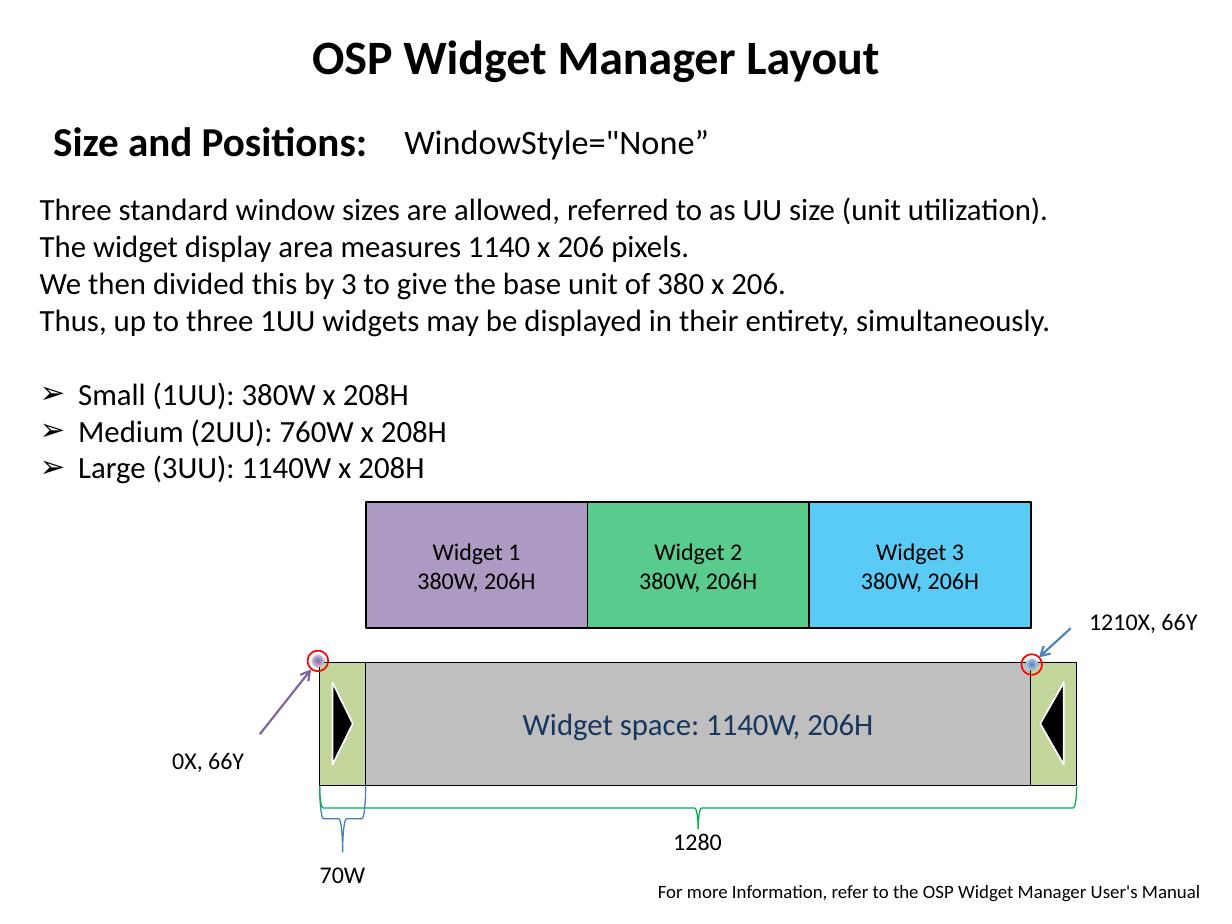
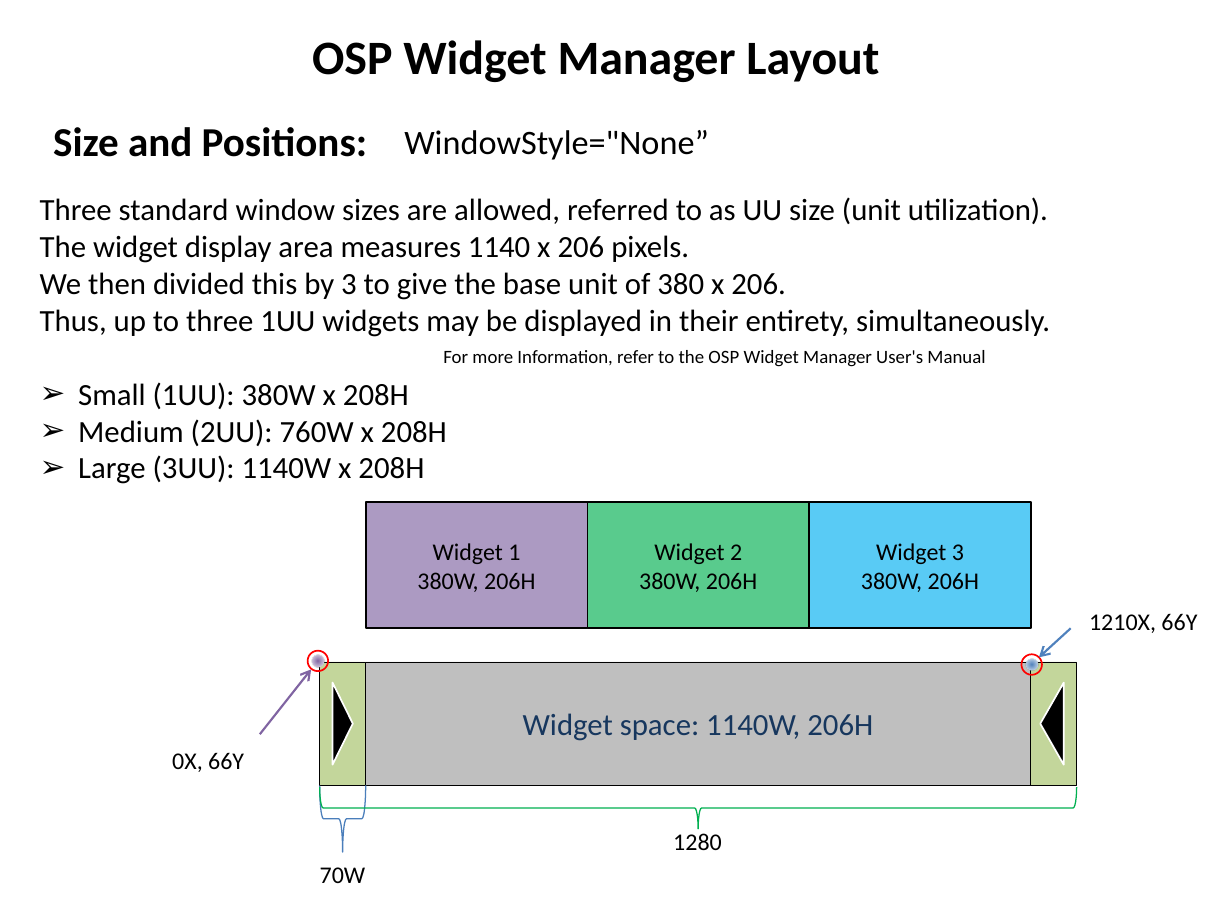
Before and after one commit to OkumaAmerica/Open-API-SDK, a slide deck: slide 1 of Documentation/19inch_control_layout.pptx. Drawn at 1232x924 pixels with LibreOffice and Linux fonts; fonts in the diff are those of the drawing. Boxes give left, top, right and bottom in pixels: in the first picture for what was removed or moved away, otherwise in the second. Text is boxed around its words. In the diff, an @@ line names an element or a change of style, - is before the commit and + after.

```diff
--- a/Documentation/19inch_control_layout.pptx
+++ b/Documentation/19inch_control_layout.pptx
@@ text "For more Information, refer to ..." moved from (x1=658, y1=885, x2=1200, y2=902) to (x1=443, y1=350, x2=985, y2=367) @@
```
Also in this commit, not shown: 1 slide removed, 33 other files.
